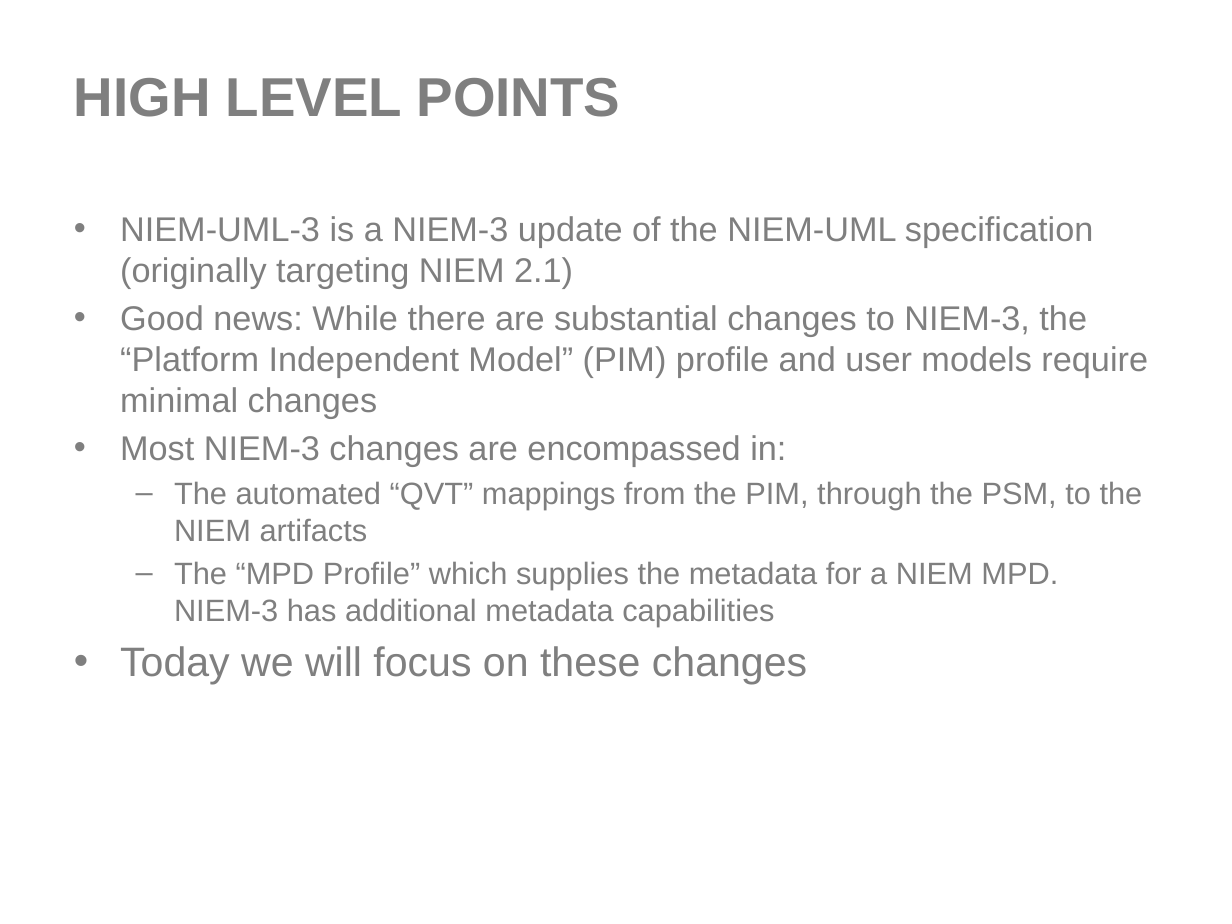
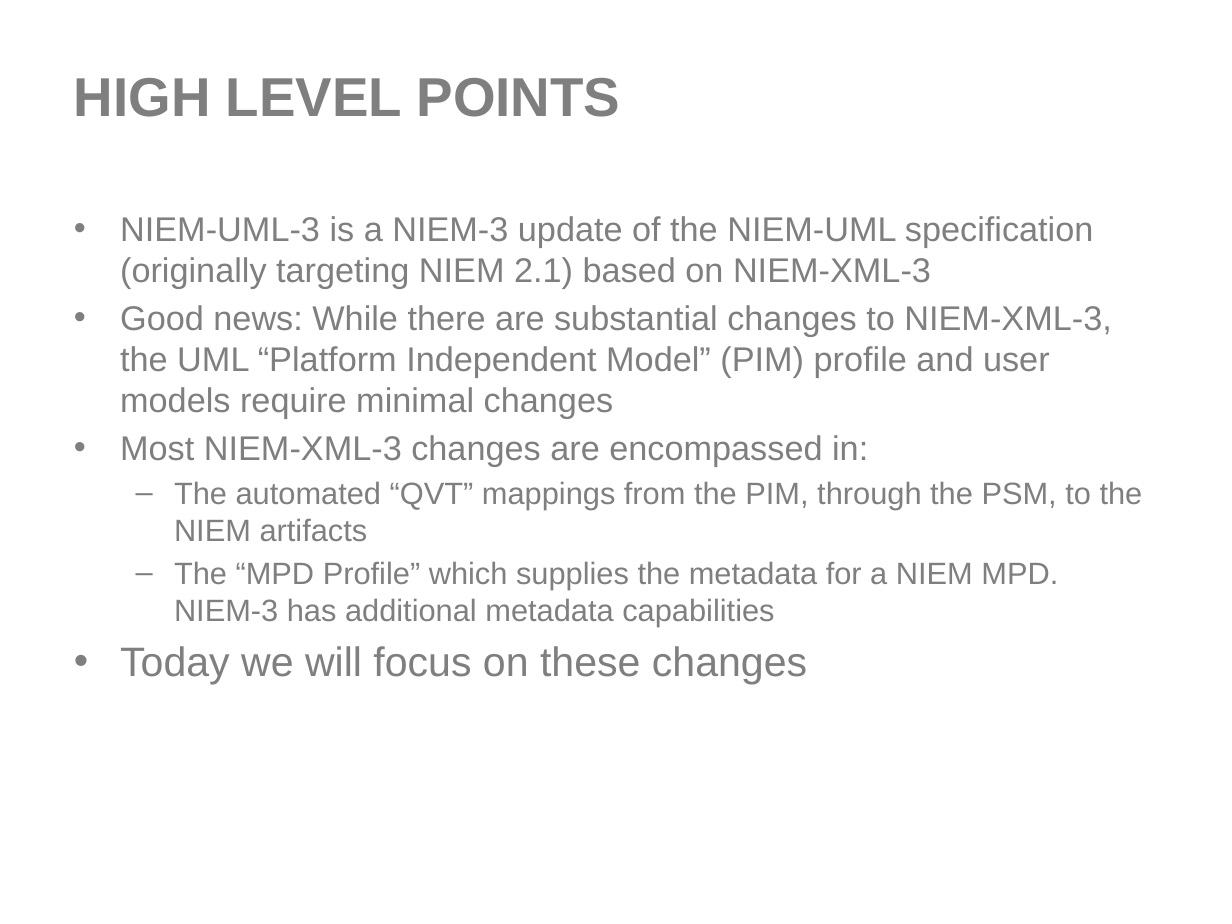
Before and after one commit to NIEM/NIEM-UML, a slide deck: slide 3 of Presentations/NIEM-UML-3-InitialSubmission.pptx. Drawn at 1232x924 pixels with LibreOffice and Linux fonts; fonts in the diff are those of the drawing; background and template pictures are left out. Boxes give left, top, right and bottom in pixels: in the first picture for what was removed or moved away, otherwise in the second. Text is boxed around its words. In the diff, an @@ line names an element or a change of style, - is before the commit and + after.

Commit message:
Presentation updated with NIEM-XML changes

```diff
--- a/Presentations/NIEM-UML-3-InitialSubmission.pptx
+++ b/Presentations/NIEM-UML-3-InitialSubmission.pptx
@@ text at bbox=[120, 216, 1111, 467]: text changed @@
-• NIEM-UML-3 is a NIEM-3 update of the NIEM-UML specification (originally targeting NIEM 2.1)
-• Good news: While there are substantial changes to NIEM-3, the “Platform Independent Model” (PIM) profile and user models require minimal changes
-• Most NIEM-3 changes are encompassed in:
+• NIEM-UML-3 is a NIEM-3 update of the NIEM-UML specification (originally targeting NIEM 2.1) based on NIEM-XML-3
+• Good news: While there are substantial changes to NIEM-XML-3, the UML “Platform Independent Model” (PIM) profile and user models require minimal changes
+• Most NIEM-XML-3 changes are encompassed in:
```
Also in this commit, not shown: 8 other slides changed, 16 slides added, 1 slide removed, 2 other files.
